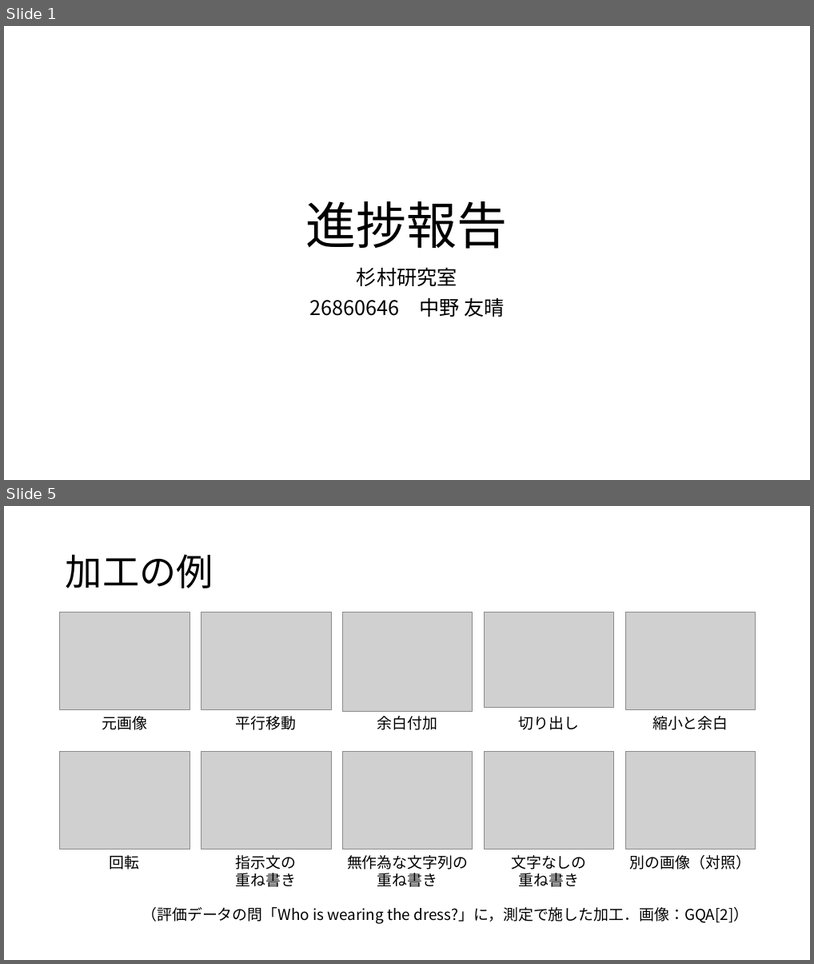
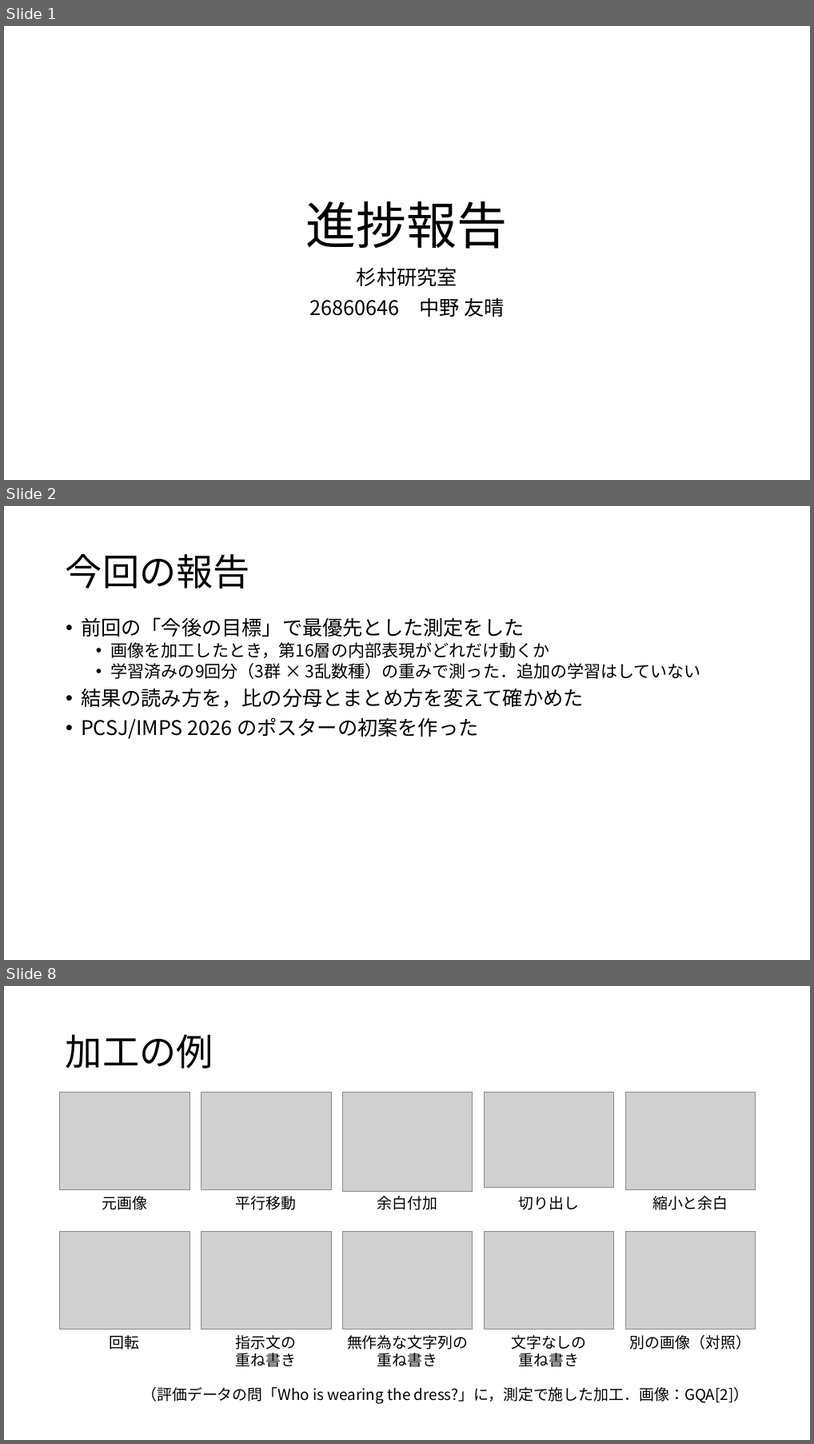
Before and after one commit to tomoking2004/cotar, a slide deck: presentations/20261030_進捗報告.pptx. Shown one above the other, each under a label of ours: slides 1 and 5 before the commit, slides 1, 2 and 8 after it; the slides between them are not shown. The pictures are 814x964 and 814x1444 pixels, drawn with LibreOffice and Linux fonts; fonts in the diff are those of the drawing; grey boxes stand for pictures. Boxes give left, top, right and bottom in pixels: in the first picture for what was removed or moved away, otherwise in the second. Text is boxed around its words. In the diff, an @@ line names an element or a change of style, - is before the commit and + after.

```diff
--- a/presentations/20261030_進捗報告.pptx
+++ b/presentations/20261030_進捗報告.pptx
@@ slide 2 added at (4,506,810,960), background #FFFFFF @@
@@ title added at (66,554,250,588), 44 pt, text #000000 @@
+今回の報告
@@ text added at (81,617,702,739), 24 pt, text #000000 @@
+• 前回の「今後の目標」で最優先とした測定をした
+  • 画像を加工したとき，第16層の内部表現がどれだけ動くか
+  • 学習済みの9回分（3群 × 3乱数種）の重みで測った．追加の学習はしていない
+• 結果の読み方を，比の分母とまとめ方を変えて確かめた
+• PCSJ/IMPS 2026 のポスターの初案を作った
@@ what was slide 5 is now slide 8 @@
```
Also in this commit, not shown: 12 slides changed, 5 other slides added, 2 other files.
